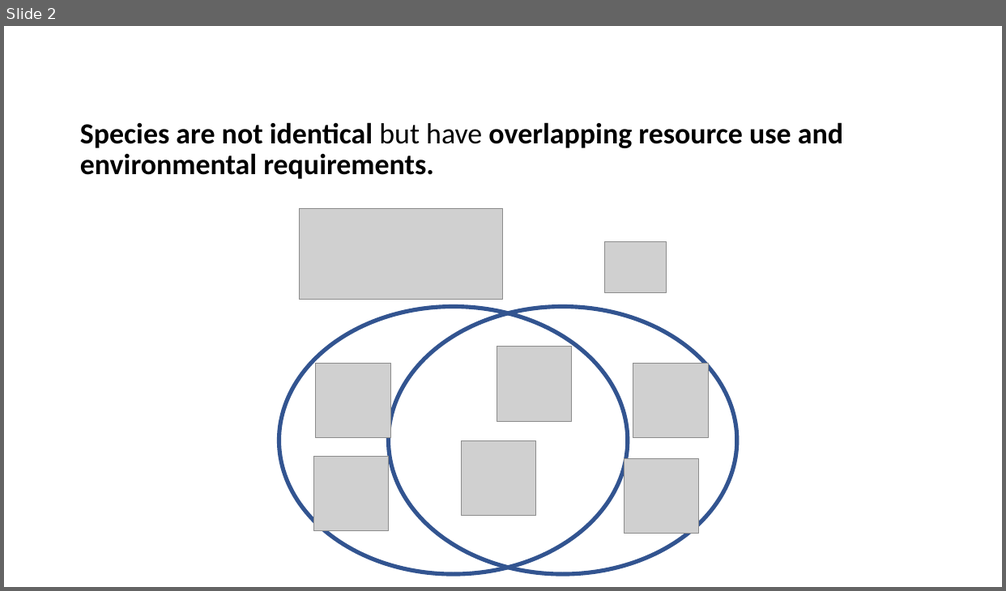
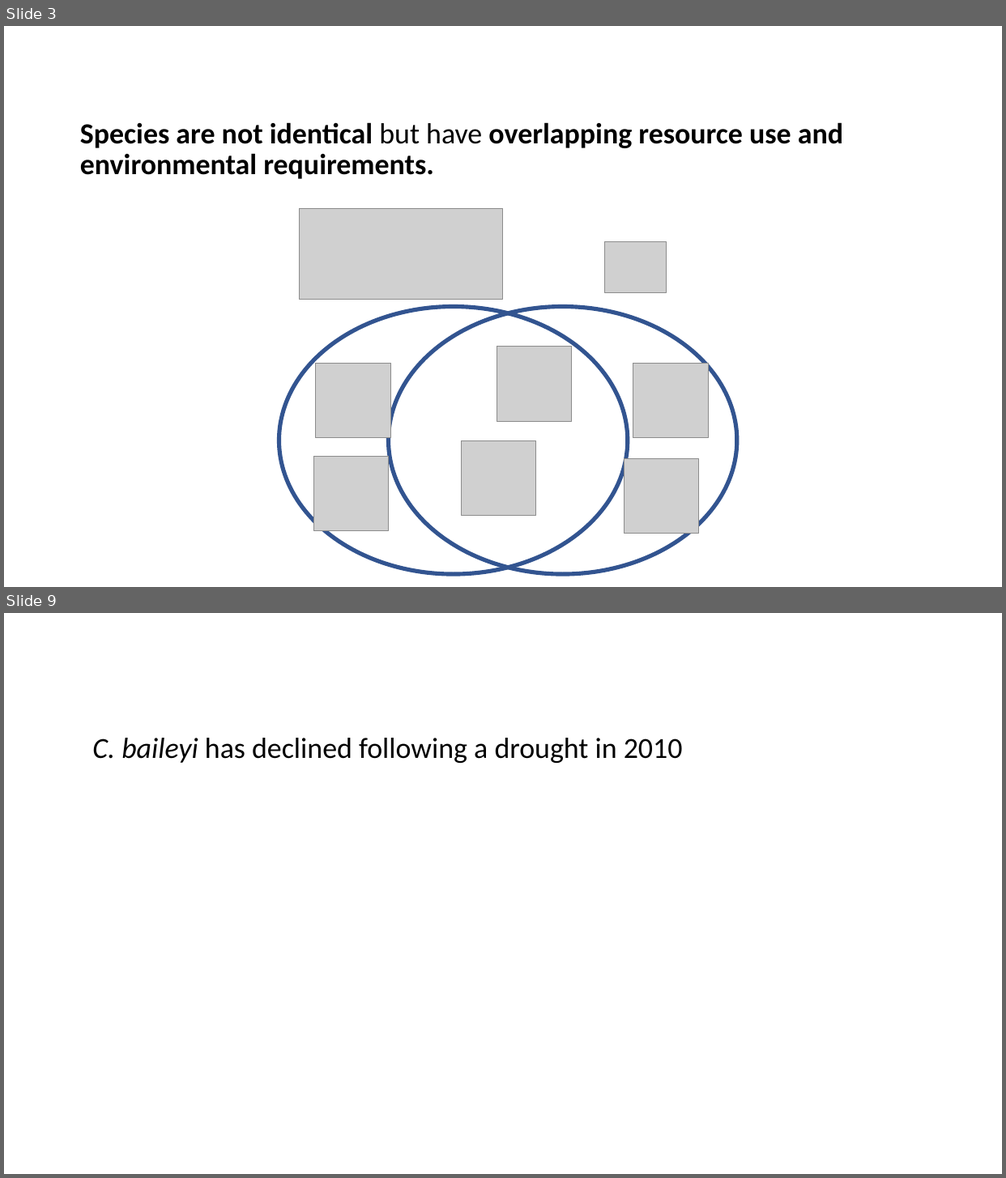
Before and after one commit to diazrenata/squareone, a slide deck: presentations/esa/rat pictures.pptx. Shown one above the other, each under a label of ours: slide 2 before the commit, slides 3 and 9 after it; the slides between them are not shown. The pictures are 1006x591 and 1006x1178 pixels, drawn with LibreOffice and Linux fonts; fonts in the diff are those of the drawing; grey boxes stand for pictures. Boxes give left, top, right and bottom in pixels: in the first picture for what was removed or moved away, otherwise in the second. Text is boxed around its words. In the diff, an @@ line names an element or a change of style, - is before the commit and + after.

```diff
--- a/presentations/esa/rat pictures.pptx
+++ b/presentations/esa/rat pictures.pptx
@@ slide 9 added at (x1=4, y1=613, x2=1002, y2=1174), background #FFFFFF @@
@@ text added at (x1=92, y1=738, x2=683, y2=763), 28 pt, text #000000 @@
+C. baileyi has declined following a drought in 2010
@@ what was slide 2 is now slide 3 @@
```
Also in this commit, not shown: 2 slides changed, 13 other slides added, 2 slides removed.
